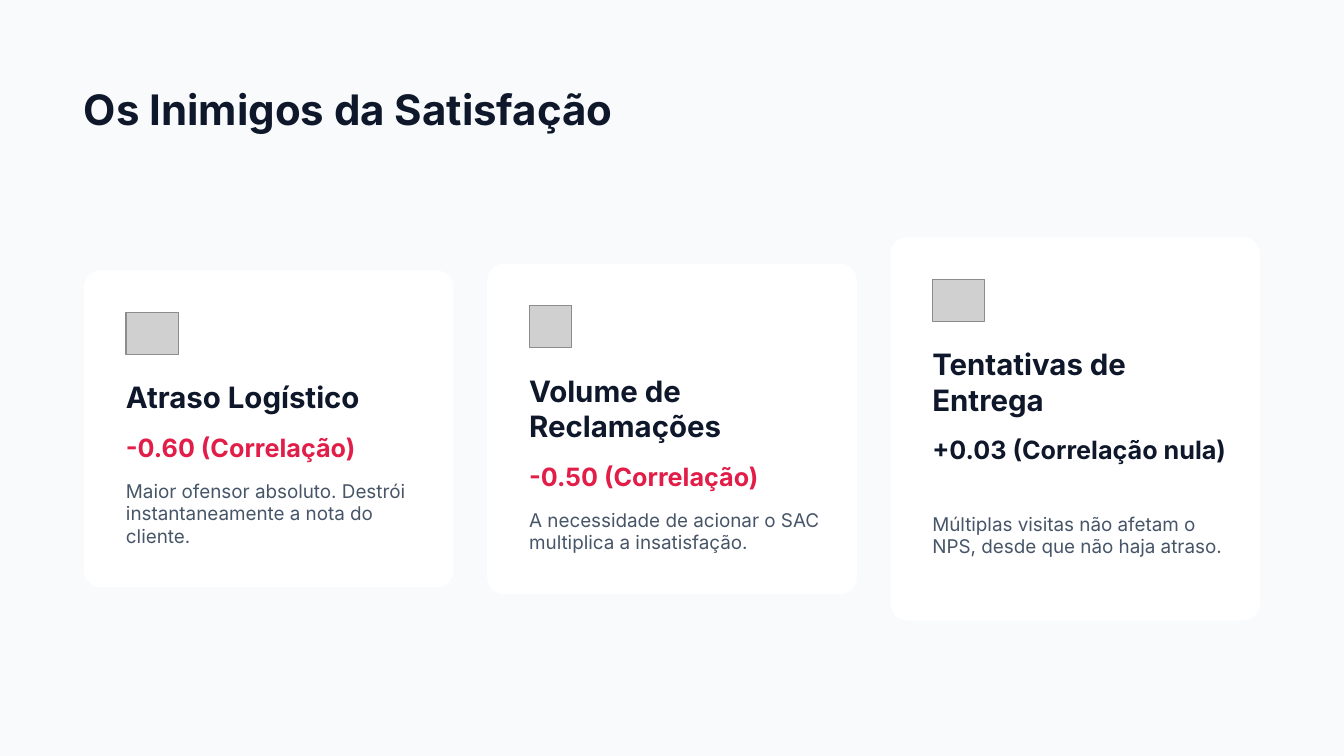
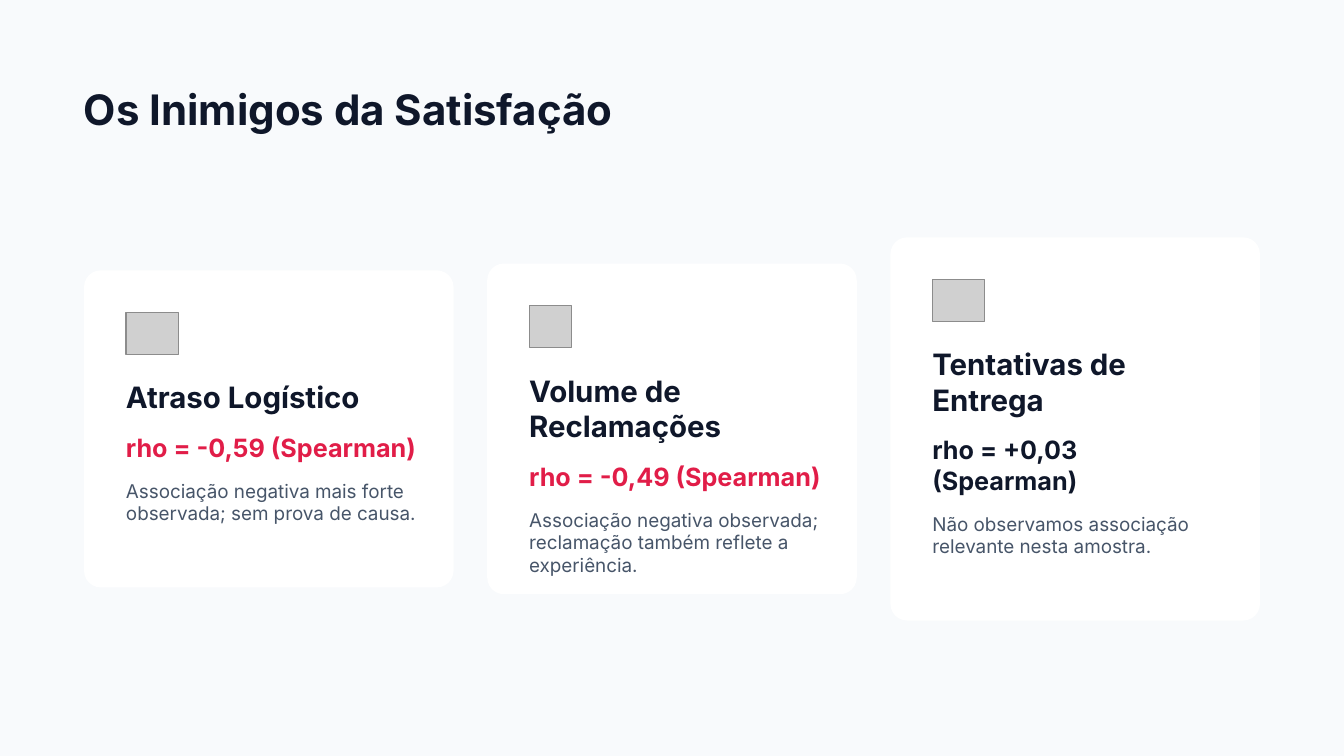
Before and after one commit to Caetanodassis/tech-challenge-fase1-nps-preditivo, a slide deck: slide 4 of apresentacao/Estratégia Proativa de NPS.pptx. Drawn at 1344x756 pixels with LibreOffice and Linux fonts; fonts in the diff are those of the drawing; grey boxes stand for pictures. Boxes give left, top, right and bottom in pixels: in the first picture for what was removed or moved away, otherwise in the second. Text is boxed around its words. In the diff, an @@ line names an element or a change of style, - is before the commit and + after.

```diff
--- a/apresentacao/Estratégia Proativa de NPS.pptx
+++ b/apresentacao/Estratégia Proativa de NPS.pptx
@@ text at box(126, 436, 416, 462): text changed @@
--0.60 (Correlação)
+rho = -0,59 (Spearman)
@@ text at box(932, 440, 1077, 495): text changed @@
-+0.03 (Correlação nula)
+rho = +0,03 (Spearman)
@@ text at box(529, 465, 821, 491): text changed @@
--0.50 (Correlação)
+rho = -0,49 (Spearman)
@@ text at box(126, 483, 416, 524): text changed @@
-Maior ofensor absoluto. Destrói instantaneamente a nota do cliente.
+Associação negativa mais forte observada; sem prova de causa.
@@ text at box(529, 513, 818, 576): text changed @@
-A necessidade de acionar o SAC multiplica a insatisfação.
+Associação negativa observada; reclamação também reflete a experiência.
@@ text at box(932, 517, 1189, 553): text changed @@
-Múltiplas visitas não afetam o NPS, desde que não haja atraso.
+Não observamos associação relevante nesta amostra.
```
Also in this commit, not shown: 5 other slides changed, 1 slide added, 1 slide removed, 4 other files.
